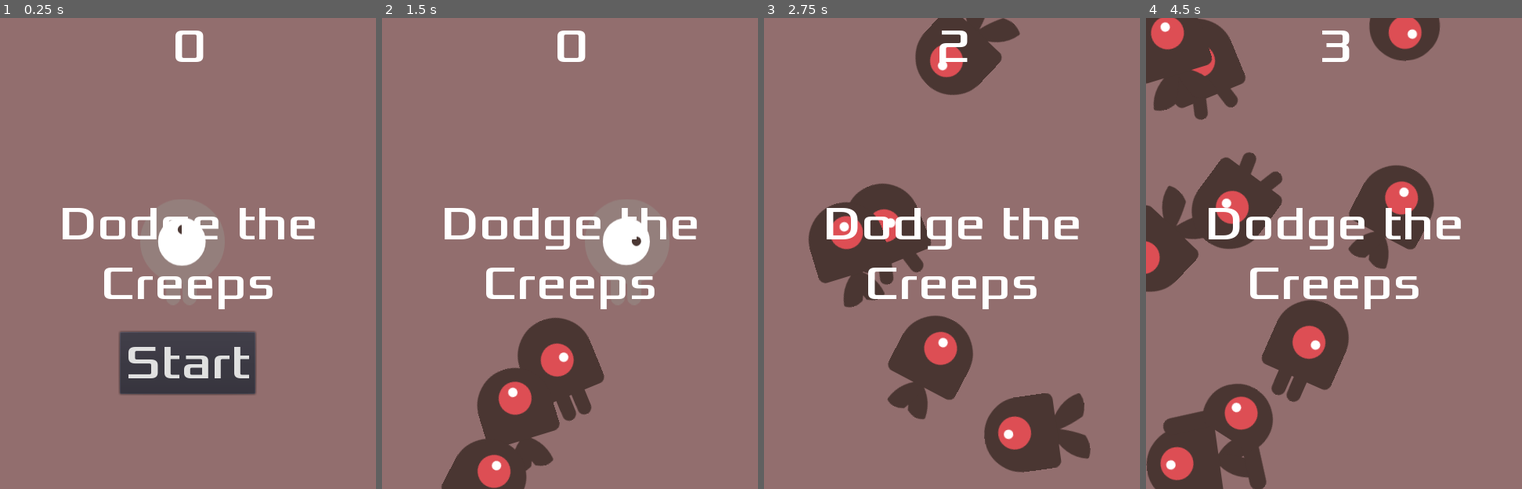
Above: before the commit, frames 1-4 (left to right).
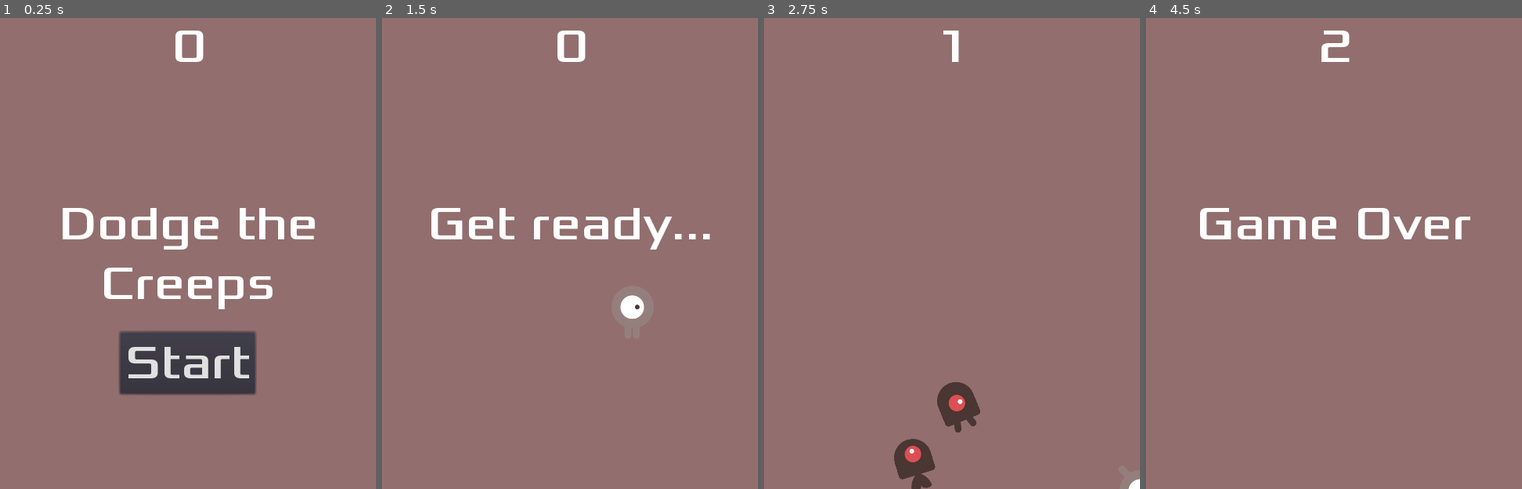
Above: after the commit, the same moments.

Repository: quiet-night-studio/first-game
Game: Godot game, scene res://Main.tscn
The game is run twice, just before and just after one commit, with the same random seed, the same clock (stepped at 60 frames per second) and the same inputs.
Inputs:
- Up to frame 1 (0.25 s): no input
- Up to frame 2 (1.5 s): click "Start" at 0.5 s; hold D (move_right) from 1.28 s (still down)
- Up to frame 3 (2.75 s): release D (move_right) at 2.03 s; hold S (move_down) from 2.03 s (still down)
- Up to frame 4 (4.5 s): release S (move_down) at 2.78 s; hold D (move_right) 2.78-3.53 s; hold W (move_up) 3.53-4.28 s; hold A (move_left) from 4.28 s (still down)

The runs differ from the first frame. In frame 1, 0.8% of the frame differs, in the area x 41-55%, y 42-53%; in frame 2, 12%; in frame 3, 19%; in frame 4, 25%, in the area x 0-87%, y 0-100%.

Commit message:
Game is done!

Diff:
--- a/HUD.gd
+++ b/HUD.gd
@@ -12,12 +12,15 @@
 
 func show_game_over():
 	show_message("Game Over")
+	yield($MessageTimer, "timeout")
+	$MessageLabel.text = "Dodge the Creeps"
+	$MessageLabel.show()
+	yield(get_tree().create_timer(1.0), "timeout")
+	$Button.show()
 
 func _on_Button_pressed():
 	$Button.hide()
 	emit_signal("start_game")
 
-
-
 func _on_MessageTimer_timeout():
 	$MessageLabel.hide()
--- a/Main.gd
+++ b/Main.gd
@@ -8,14 +8,31 @@
 
 func new_game():
 	score = 0
+	$HUD.update_score(score)
+
+	get_tree().call_group("mobs", "queue_free")
+	$Player.start($StartPosition.position)
+
+	$StartTimer.start()
+	$Music.play()
+
+	$HUD.show_message("Get ready...")
+
+	yield($StartTimer, "timeout")
+
 	$ScoreTimer.start()
+	$MobTimer.start()
 
 func game_over():
 	$ScoreTimer.stop()
-
+	$MobTimer.stop()
+	get_tree().call_group("mobs", "queue_free")
+	$HUD.show_game_over()
+	$Music.stop()
+	$DeathSound.play()
 
 func _on_MobTimer_timeout():
-	var mob_spawn_location = get_node("MobPath/MobSpwanLocation")
+	var mob_spawn_location = $MobPath/MobSpawnLocation
 	mob_spawn_location.unit_offset = randf()
 
 	var mob = mob_scene.instance()
--- a/Main.tscn
+++ b/Main.tscn
@@ -1,9 +1,11 @@
-[gd_scene load_steps=6 format=2]
+[gd_scene load_steps=8 format=2]
 
 [ext_resource path="res://Main.gd" type="Script" id=1]
 [ext_resource path="res://Mob.tscn" type="PackedScene" id=2]
 [ext_resource path="res://Player.tscn" type="PackedScene" id=3]
 [ext_resource path="res://HUD.tscn" type="PackedScene" id=4]
+[ext_resource path="res://art/game-over.wav" type="AudioStream" id=5]
+[ext_resource path="res://art/house-in-a-forest-loop.ogg" type="AudioStream" id=6]
 
 [sub_resource type="Curve2D" id=1]
 _data = {
@@ -22,19 +24,30 @@
 [node name="MobPath" type="Path2D" parent="."]
 curve = SubResource( 1 )
 
-[node name="MobSpwanLocation" type="PathFollow2D" parent="MobPath"]
+[node name="MobSpawnLocation" type="PathFollow2D" parent="MobPath"]
 
 [node name="MobTimer" type="Timer" parent="."]
 wait_time = 0.5
-autostart = true
 
 [node name="Player" parent="." instance=ExtResource( 3 )]
-position = Vector2( 233, 298 )
+position = Vector2( -80, 39 )
 
 [node name="HUD" parent="." instance=ExtResource( 4 )]
 
 [node name="ScoreTimer" type="Timer" parent="."]
 
+[node name="StartTimer" type="Timer" parent="."]
+
+[node name="StartPosition" type="Position2D" parent="."]
+position = Vector2( 240, 375 )
+
+[node name="Music" type="AudioStreamPlayer" parent="."]
+stream = ExtResource( 6 )
+
+[node name="DeathSound" type="AudioStreamPlayer" parent="."]
+stream = ExtResource( 5 )
+
 [connection signal="timeout" from="MobTimer" to="." method="_on_MobTimer_timeout"]
+[connection signal="hit" from="Player" to="." method="game_over"]
 [connection signal="start_game" from="HUD" to="." method="new_game"]
 [connection signal="timeout" from="ScoreTimer" to="." method="_on_ScoreTimer_timeout"]
--- a/Mob.tscn
+++ b/Mob.tscn
@@ -27,8 +27,8 @@
 } ]
 
 [sub_resource type="CapsuleShape2D" id=2]
-radius = 49.0
-height = 35.9999
+radius = 25.0
+height = 15.9999
 
 [node name="Mob" type="RigidBody2D" groups=["mobs"]]
 collision_mask = 0
@@ -36,6 +36,7 @@
 script = ExtResource( 7 )
 
 [node name="AnimatedSprite" type="AnimatedSprite" parent="."]
+scale = Vector2( 0.5, 0.5 )
 frames = SubResource( 1 )
 animation = "walk"
 
@@ -44,7 +45,7 @@
 shape = SubResource( 2 )
 
 [node name="VisibilityNotifier2D" type="VisibilityNotifier2D" parent="."]
-position = Vector2( 7.5, 0 )
-scale = Vector2( 4.85, 4.6 )
+position = Vector2( -4.76837e-07, 9.53674e-07 )
+scale = Vector2( 3.4, 2.6 )
 
 [connection signal="screen_exited" from="VisibilityNotifier2D" to="." method="_on_VisibilityNotifier2D_screen_exited"]
--- a/Player.gd
+++ b/Player.gd
@@ -7,6 +7,7 @@
 
 func _ready():
 	screen_size = get_viewport_rect().size
+	hide()
 
 func _process(delta):
 	var direction = Vector2.ZERO
--- a/Player.tscn
+++ b/Player.tscn
@@ -20,12 +20,13 @@
 } ]
 
 [sub_resource type="CapsuleShape2D" id=2]
-radius = 58.0
+radius = 27.0
 
 [node name="Player" type="Area2D"]
 script = ExtResource( 5 )
 
 [node name="AnimatedSprite" type="AnimatedSprite" parent="."]
+scale = Vector2( 0.5, 0.5 )
 frames = SubResource( 1 )
 animation = "up"
 
--- /dev/null
+++ b/default_bus_layout.tres
@@ -0,0 +1,4 @@
+[gd_resource type="AudioBusLayout" format=2]
+
+[resource]
+bus/0/volume_db = -17.6573
